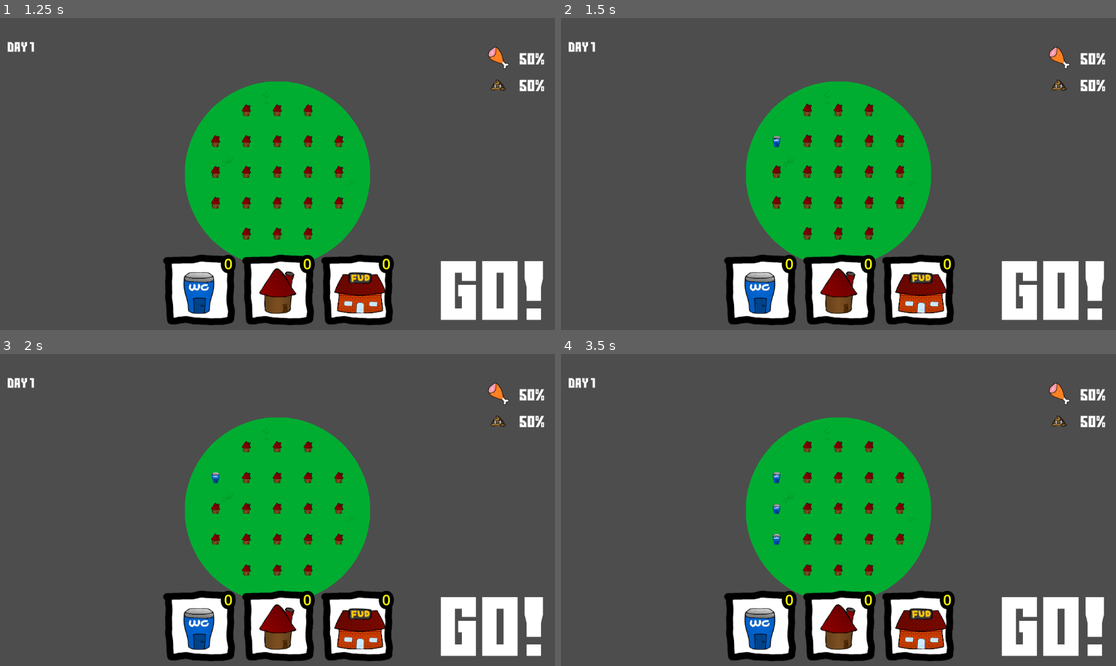
Above: before the commit, frames 1-4 (two rows, left to right).
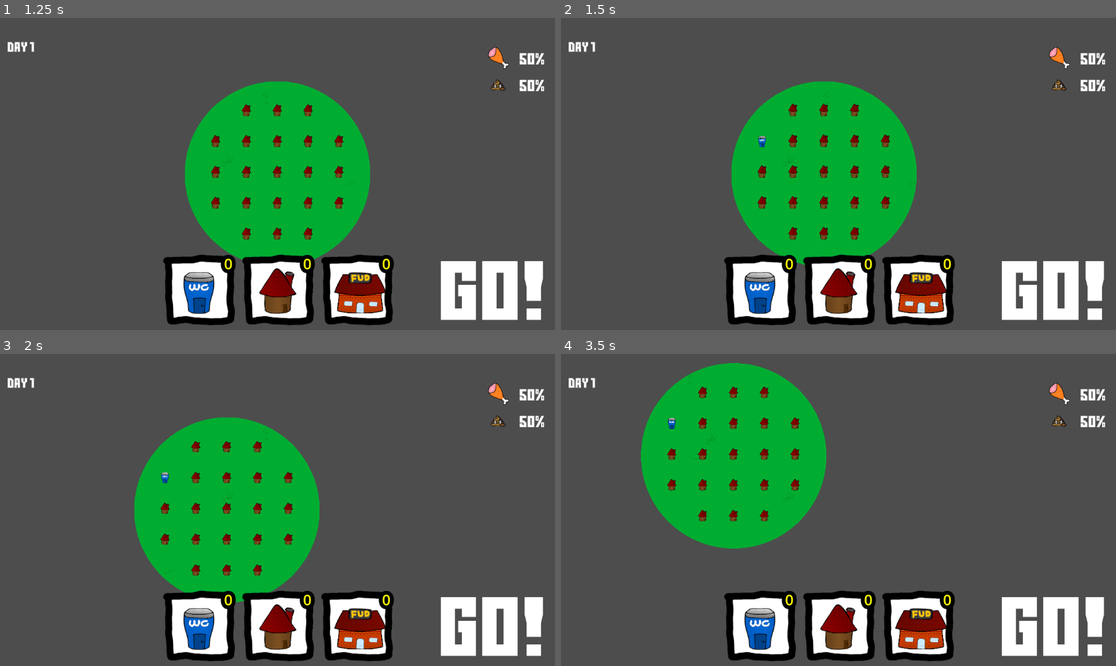
Above: after the commit, the same moments.

Repository: Viggzta/gmtk-jam-2024
Game: Godot game, scene res://main_menu.tscn
The game is run twice, just before and just after one commit, with the same random seed, the same clock (stepped at 60 frames per second) and the same inputs. Sound files missing from this copy of the repository are replaced by a short silence.
Inputs (mouse positions are in pixels of both pictures, inside the frame that each line leads up to):
- Up to frame 1 (1.25 s): click (271, 130) at 0.5 s
- Up to frame 2 (1.5 s): tap Enter at 1.25 s; move the mouse to (777, 142) at 1.27 s; press the mouse at (777, 142) at 1.28 s; hold D (right, bound only after the commit) from 1.28 s (still down)
- Up to frame 3 (2 s): keep holding D (right, bound only after the commit)
- Up to frame 4 (3.5 s): move the mouse to (777, 510) at 2.02 s; release D (right, bound only after the commit) at 2.03 s; release the mouse at (777, 510) at 2.03 s; hold S (down, bound only after the commit) 2.03-2.78 s; click (777, 510) at 2.1 s; move the mouse to (777, 541) at 2.77 s; press the mouse at (777, 541) at 2.78 s; hold D (right, bound only after the commit) from 2.78 s (still down)

Frame 1 is identical in both runs. In frame 2, 5.1% of the frame differs, in the area x 30-67%, y 20-80%; in frame 3, 12%; in frame 4, 24%, in the area x 14-67%, y 2-78%.

Commit message:
Improve camera

Diff:
--- a/src/project.godot
+++ b/src/project.godot
@@ -42,6 +42,30 @@
 "events": [Object(InputEventMouseButton,"resource_local_to_scene":false,"resource_name":"","device":-1,"window_id":0,"a …(258 unchanged characters)…
 ]
 }
+left={
+"deadzone": 0.5,
+"events": [Object(InputEventKey,"resource_local_to_scene":false,"resource_name":"","device":-1,"window_id":0,"alt_pressed":false,"shift_pressed":false,"ctrl_pressed":false,"meta_pressed":false,"pressed":false,"keycode":0,"physical_keycode":65,"key_label":0,"unicode":97,"location":0,"echo":false,"script":null)
+, Object(InputEventKey,"resource_local_to_scene":false,"resource_name":"","device":-1,"window_id":0,"alt_pressed":false,"shift_pressed":false,"ctrl_pressed":false,"meta_pressed":false,"pressed":false,"keycode":0,"physical_keycode":4194319,"key_label":0,"unicode":0,"location":0,"echo":false,"script":null)
+]
+}
+right={
+"deadzone": 0.5,
+"events": [Object(InputEventKey,"resource_local_to_scene":false,"resource_name":"","device":-1,"window_id":0,"alt_pressed":false,"shift_pressed":false,"ctrl_pressed":false,"meta_pressed":false,"pressed":false,"keycode":0,"physical_keycode":68,"key_label":0,"unicode":100,"location":0,"echo":false,"script":null)
+, Object(InputEventKey,"resource_local_to_scene":false,"resource_name":"","device":-1,"window_id":0,"alt_pressed":false,"shift_pressed":false,"ctrl_pressed":false,"meta_pressed":false,"pressed":false,"keycode":0,"physical_keycode":4194321,"key_label":0,"unicode":0,"location":0,"echo":false,"script":null)
+]
+}
+up={
+"deadzone": 0.5,
+"events": [Object(InputEventKey,"resource_local_to_scene":false,"resource_name":"","device":-1,"window_id":0,"alt_pressed":false,"shift_pressed":false,"ctrl_pressed":false,"meta_pressed":false,"pressed":false,"keycode":0,"physical_keycode":87,"key_label":0,"unicode":119,"location":0,"echo":false,"script":null)
+, Object(InputEventKey,"resource_local_to_scene":false,"resource_name":"","device":-1,"window_id":0,"alt_pressed":false,"shift_pressed":false,"ctrl_pressed":false,"meta_pressed":false,"pressed":false,"keycode":0,"physical_keycode":4194320,"key_label":0,"unicode":0,"location":0,"echo":false,"script":null)
+]
+}
+down={
+"deadzone": 0.5,
+"events": [Object(InputEventKey,"resource_local_to_scene":false,"resource_name":"","device":-1,"window_id":0,"alt_pressed":false,"shift_pressed":false,"ctrl_pressed":false,"meta_pressed":false,"pressed":false,"keycode":0,"physical_keycode":83,"key_label":0,"unicode":115,"location":0,"echo":false,"script":null)
+, Object(InputEventKey,"resource_local_to_scene":false,"resource_name":"","device":-1,"window_id":0,"alt_pressed":false,"shift_pressed":false,"ctrl_pressed":false,"meta_pressed":false,"pressed":false,"keycode":0,"physical_keycode":4194322,"key_label":0,"unicode":0,"location":0,"echo":false,"script":null)
+]
+}
 
 [physics]
 
--- a/src/scenes/camera.gd
+++ b/src/scenes/camera.gd
@@ -3,6 +3,10 @@
 signal zoom_changed(new_zoom_factor: Vector2)
 
 var target_zoom: Vector2
+var target_position: Vector2
+
+@export var max_zoom: float = 1.5
+@export var min_zoom: float = 0.25
 
 func _ready() -> void:
 	zoom = Vector2.ONE * 0.25
@@ -14,12 +18,27 @@
 	if oldZoom != zoom:
 		zoom_changed.emit(zoom)
 
+	var normalized_zoom: float = (zoom.x - min_zoom) / (max_zoom - min_zoom)
+	var camera_speed: float = 5.0 * ((1.0 - normalized_zoom) + 1.0)
+	if Input.is_action_pressed("left"):
+		target_position.x -= camera_speed
+	if Input.is_action_pressed("right"):
+		target_position.x += camera_speed
+	if Input.is_action_pressed("down"):
+		target_position.y += camera_speed
+	if Input.is_action_pressed("up"):
+		target_position.y -= camera_speed
+
+	position = target_position
+
 func _input(event: InputEvent) -> void:
 	if event is InputEventMouseButton:
 		if event.button_index == MOUSE_BUTTON_WHEEL_DOWN:
 			target_zoom -= Vector2(0.1, 0.1)
-			if target_zoom.x < 0.2:
-				target_zoom = Vector2(0.2, 0.2)
+			if target_zoom.x < min_zoom:
+				target_zoom = Vector2(min_zoom, min_zoom)
 
 		if event.button_index == MOUSE_BUTTON_WHEEL_UP:
 			target_zoom += Vector2(0.1, 0.1)
+			if target_zoom.x > max_zoom:
+				target_zoom = Vector2(max_zoom, max_zoom)
